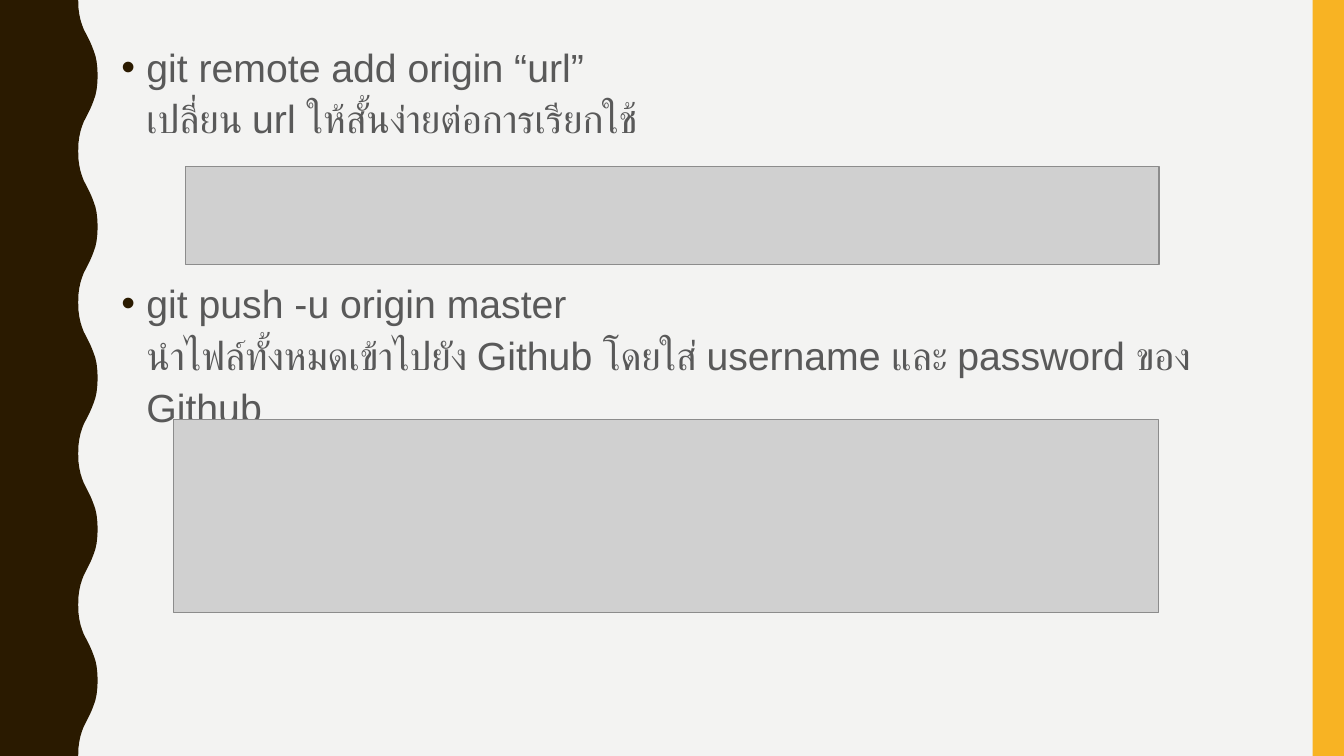
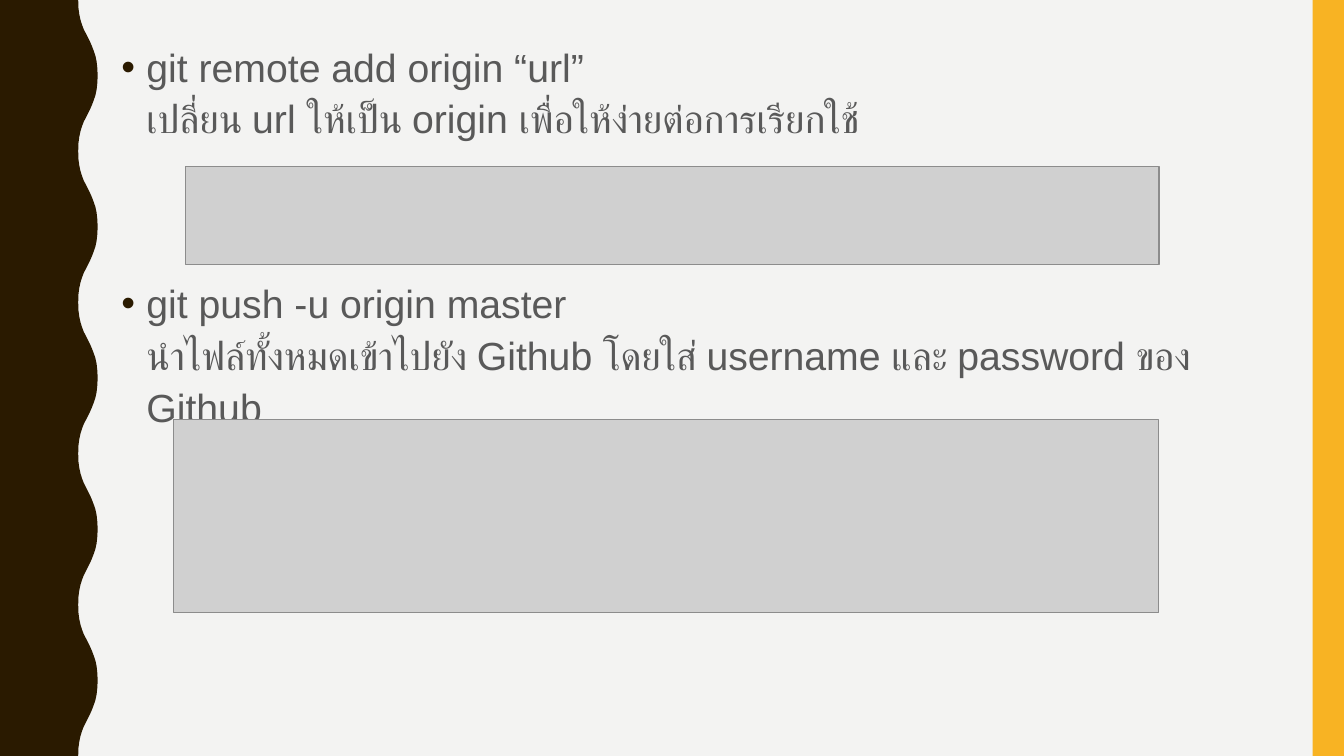
Before and after one commit to Suthaporn/interview_rails, a slide deck: slide 15 of present.pptx. Drawn at 1344x756 pixels with LibreOffice and Linux fonts; fonts in the diff are those of the drawing; grey boxes stand for pictures. Boxes give left, top, right and bottom in pixels: in the first picture for what was removed or moved away, otherwise in the second. Text is boxed around its words. In the diff, an @@ line names an element or a change of style, - is before the commit and + after.

```diff
--- a/present.pptx
+++ b/present.pptx
@@ text at [146,53,860,141]: text changed @@
-• git remote add origin “url”
-  เปลี่ยน url ให้สั้นง่ายต่อการเรียกใช้
+• git remote add origin “url”
+  เปลี่ยน url ให้เป็น origin เพื่อให้ง่ายต่อการเรียกใช้
```
Also in this commit, not shown: 6 other slides changed.
